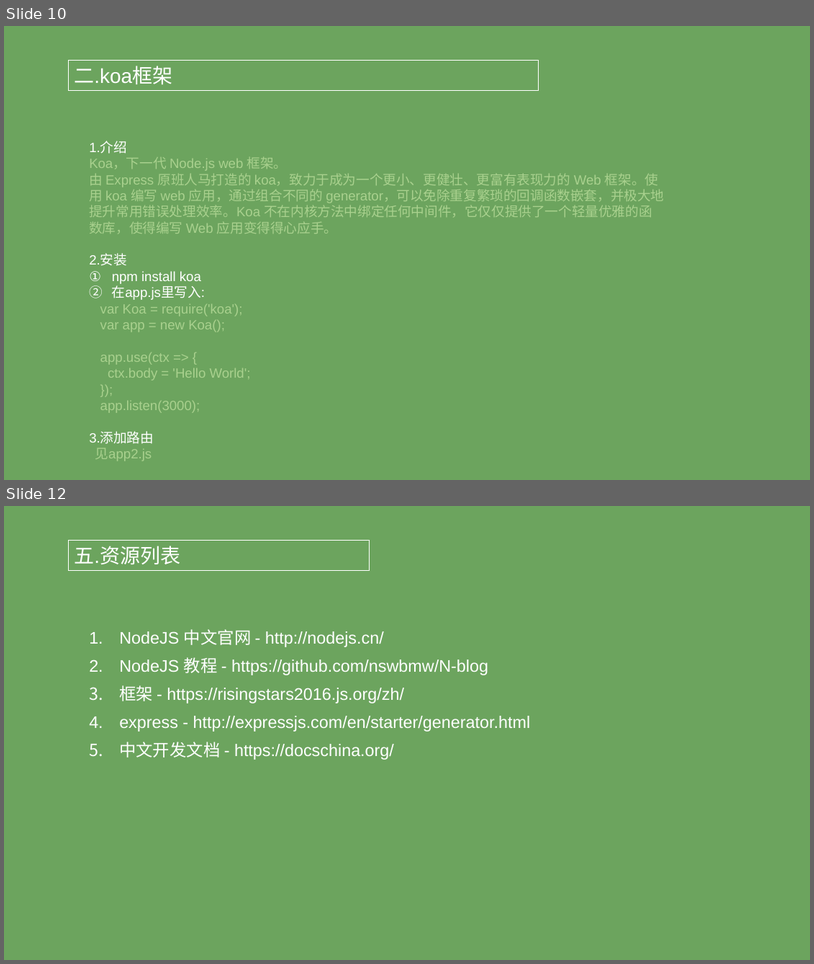
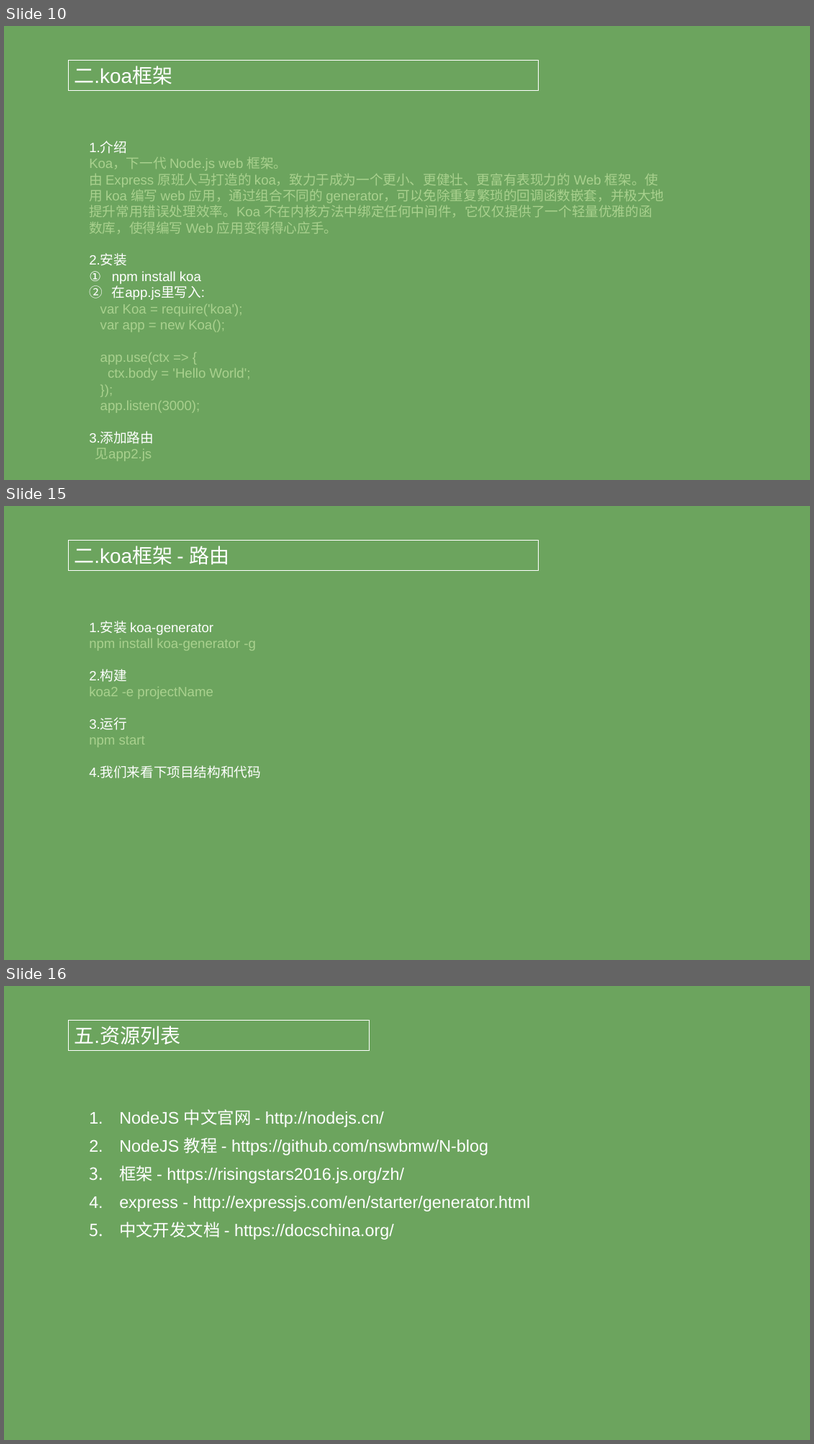
Before and after one commit to XiaoMuCOOL/share, a slide deck: 分享会/1.NodeJS分享/NodeJS之Koa分享.pptx. Shown one above the other, each under a label of ours: slides 10 and 12 before the commit, slides 10, 15 and 16 after it; the slides between them are not shown. The pictures are 814x964 and 814x1444 pixels, drawn with LibreOffice and Linux fonts; fonts in the diff are those of the drawing. Boxes give left, top, right and bottom in pixels: in the first picture for what was removed or moved away, otherwise in the second. Text is boxed around its words. In the diff, an @@ line names an element or a change of style, - is before the commit and + after.

```diff
--- a/分享会/1.NodeJS分享/NodeJS之Koa分享.pptx
+++ b/分享会/1.NodeJS分享/NodeJS之Koa分享.pptx
@@ slide 15 added at <box>4,506,810,960</box>, background #6CA45E @@
@@ rectangle added at <box>68,540,539,570</box>, outline #FFFFFF 0.75 pt, 24 pt, text #FFFFFF @@
+二.koa框架 - 路由
@@ text added at <box>89,621,261,778</box>, 16 pt, text #A9D18E @@
+1.安装 koa-generator
+npm install koa-generator -g
+2.构建
+koa2 -e projectName
+3.运行
+npm start
+4.我们来看下项目结构和代码
@@ what was slide 12 is now slide 16 @@
```
Also in this commit, not shown: 4 other slides added, 1 slide removed, 5 other files.
